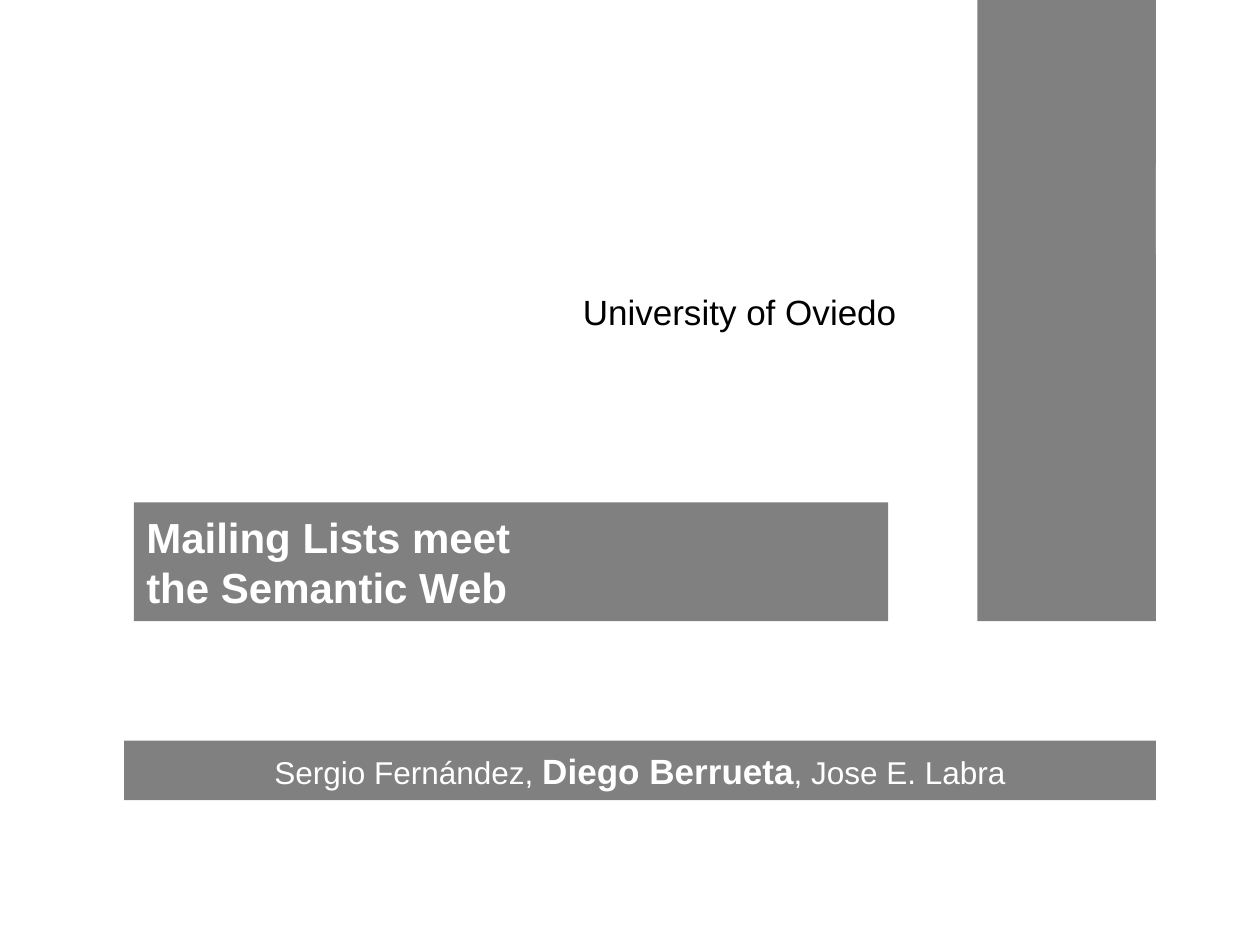
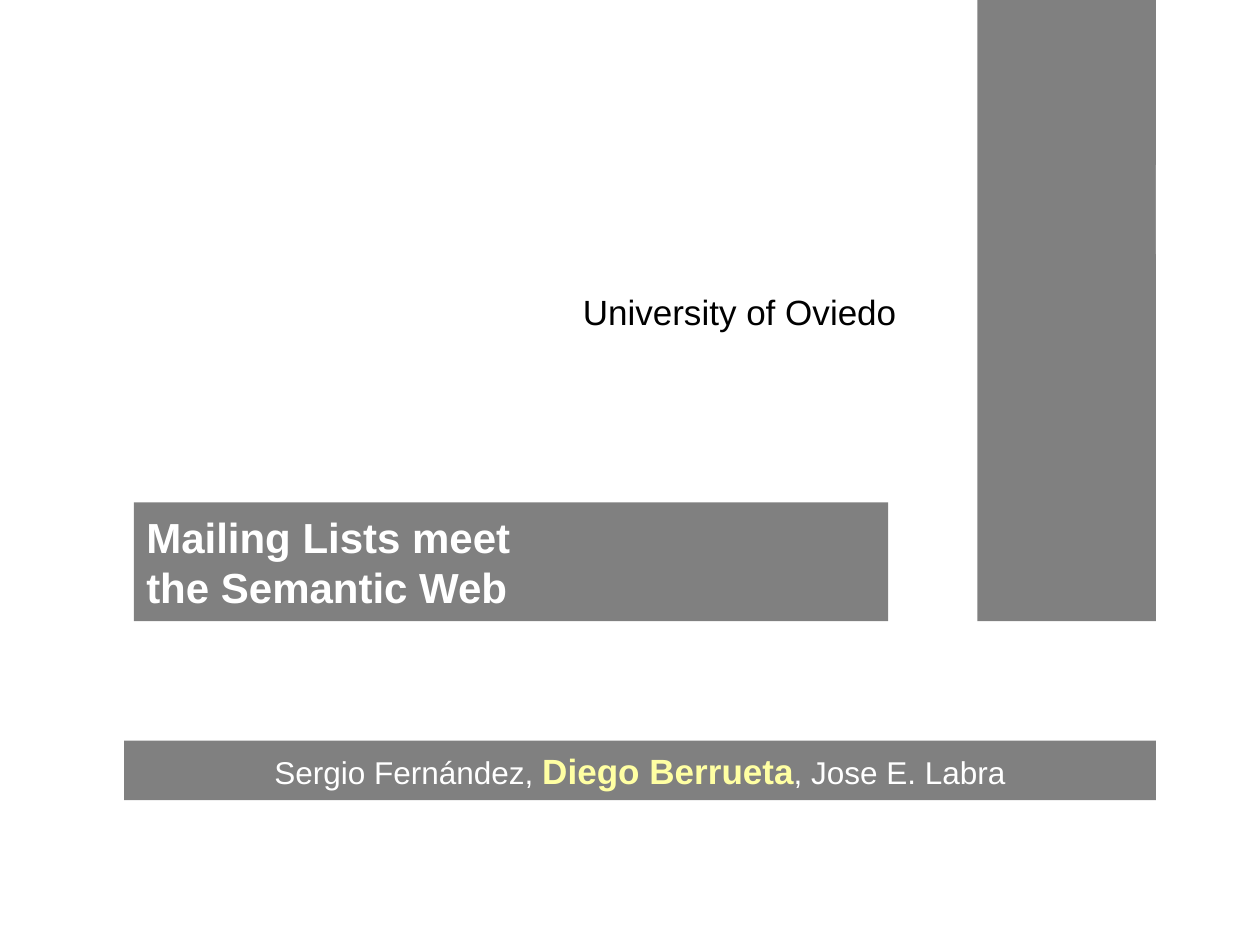
Before and after one commit to BackupTheBerlios/swaml-svn, a slide deck: slide 1 of trunk/doc/talks/20070427-saw2007/swaml.ppt. Drawn at 1260x945 pixels with LibreOffice and Linux fonts; fonts in the diff are those of the drawing; background and template pictures are left out. Boxes give left, top, right and bottom in pixels: in the first picture for what was removed or moved away, otherwise in the second. Text is boxed around its words. In the diff, an @@ line names an element or a change of style, - is before the commit and + after.

```diff
--- a/trunk/doc/talks/20070427-saw2007/swaml.ppt
+++ b/trunk/doc/talks/20070427-saw2007/swaml.ppt
@@ rectangle "Sergio Fernández, Diego Berrueta, Jose ..." at (123, 741, 1155, 800): text colour #FFFFFF to #FFFFA3 in "Diego Berrueta," @@
```
Also in this commit, not shown: 3 other slides changed, 3 slides added, 5 slides removed.
